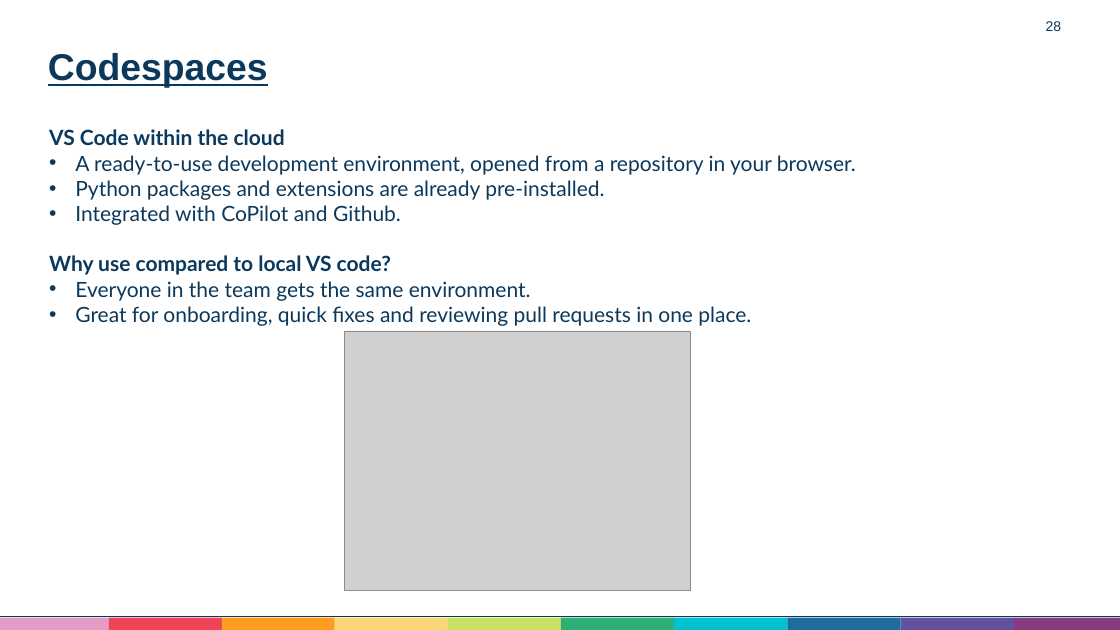
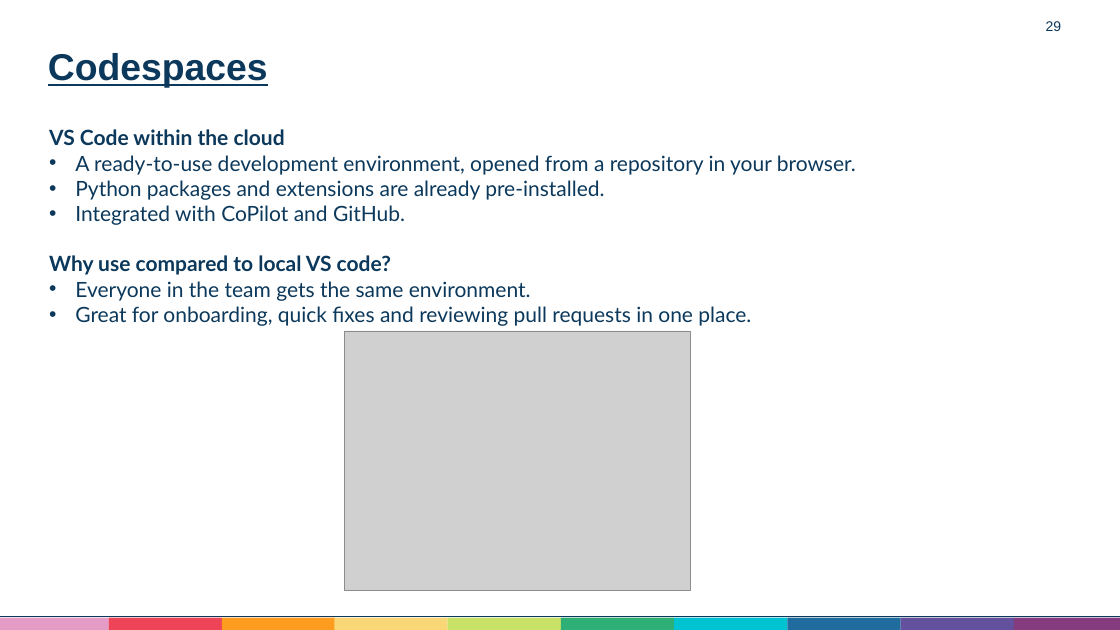
Before and after one commit to Aneurin-Bevan-University-Health-Board/biu_GitHub_Training, a slide deck: slide 29 of Training/Github Training.pptx (slide 28 before the commit). Drawn at 1120x630 pixels with LibreOffice and Linux fonts; fonts in the diff are those of the drawing; grey boxes stand for pictures. Boxes give left, top, right and bottom in pixels: in the first picture for what was removed or moved away, otherwise in the second. Text is boxed around its words. In the diff, an @@ line names an element or a change of style, - is before the commit and + after.

```diff
--- a/Training/Github Training.pptx
+++ b/Training/Github Training.pptx
@@ page number at box(1046, 21, 1062, 31): text changed @@
-28
+29
@@ text at box(75, 205, 405, 225): text changed @@
-• Integrated with CoPilot and Github.
+• Integrated with CoPilot and GitHub.
```
Also in this commit, not shown: 16 other slides changed, 1 slide added, 1 other file.
